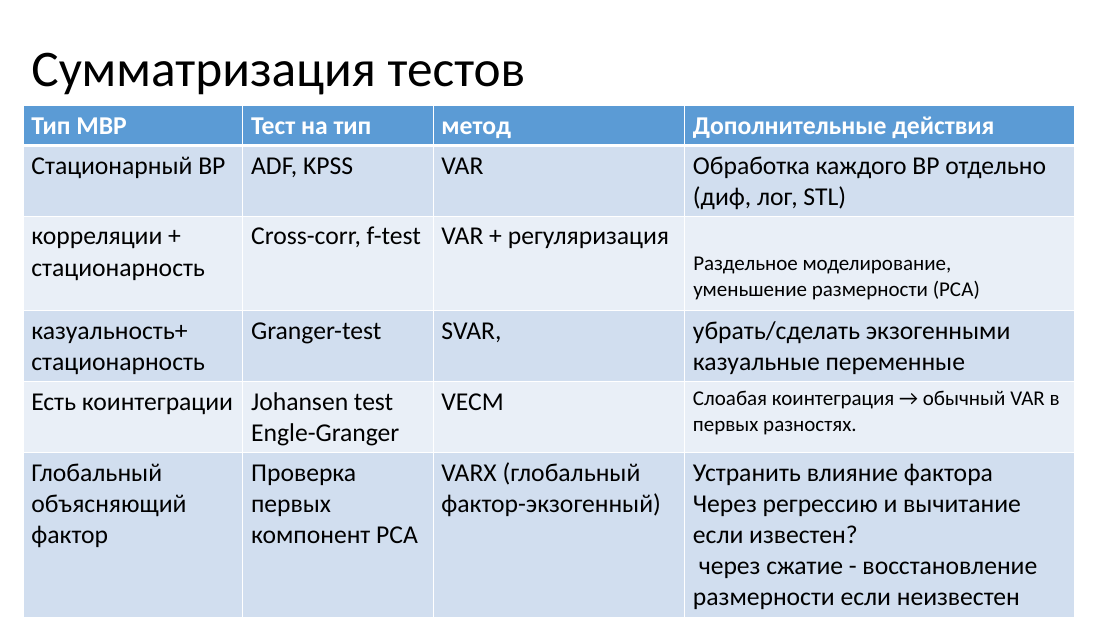
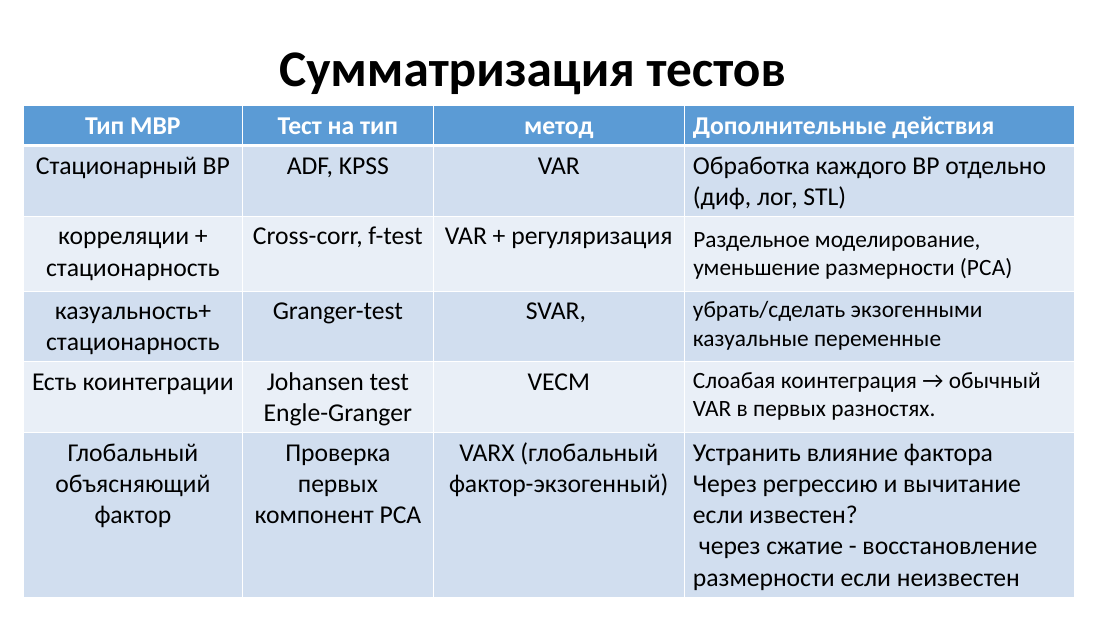
Before and after one commit to MVRonkin/TimeSeriesCourse, a slide deck: slide 16 of 2025/LEC/06-1 многомерные ВР.pptx. Drawn at 1120x630 pixels with LibreOffice and Linux fonts; fonts in the diff are those of the drawing. Boxes give left, top, right and bottom in pixels: in the first picture for what was removed or moved away, otherwise in the second. Text is boxed around its words. In the diff, an @@ line names an element or a change of style, - is before the commit and + after.

```diff
--- a/2025/LEC/06-1 многомерные ВР.pptx
+++ b/2025/LEC/06-1 многомерные ВР.pptx
@@ title "Сумматризация тестов" at box(279, 52, 786, 95): bold on; alignment left to centre @@
@@ table at box(23, 106, 1075, 594) @@
@@ size 18 to 20 pt in "Раздельное моделирование, уменьшение размерности (PCA)", "Слоабая коинтеграция → обычный VAR в первых ..." @@
@@ size 22 to 20 pt in "убрать/сделать экзогенными казуальные переменные" @@
@@ alignment left to centre @@
```
Also in this commit, not shown: 3 other slides changed, 1 slide added, 12 other files.
